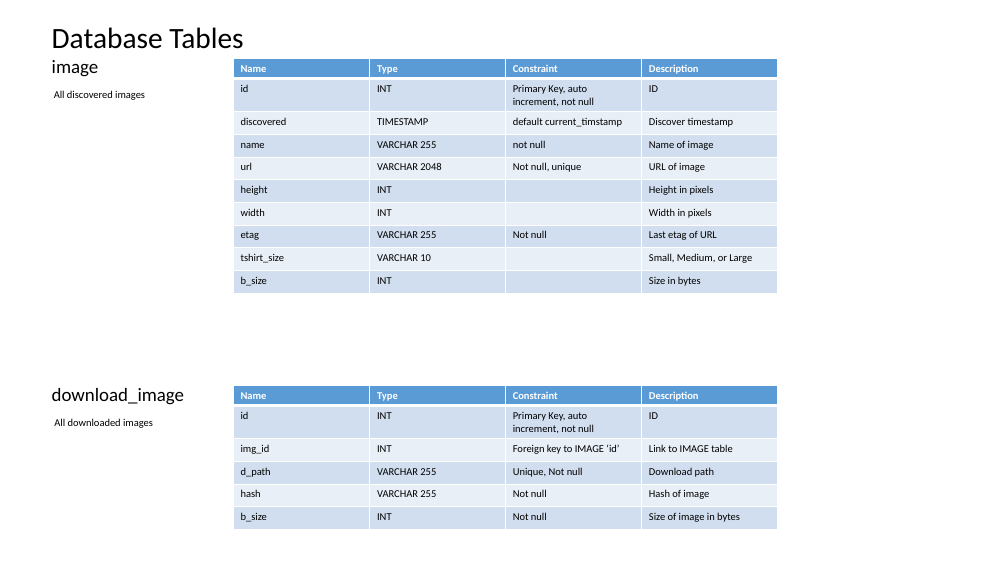
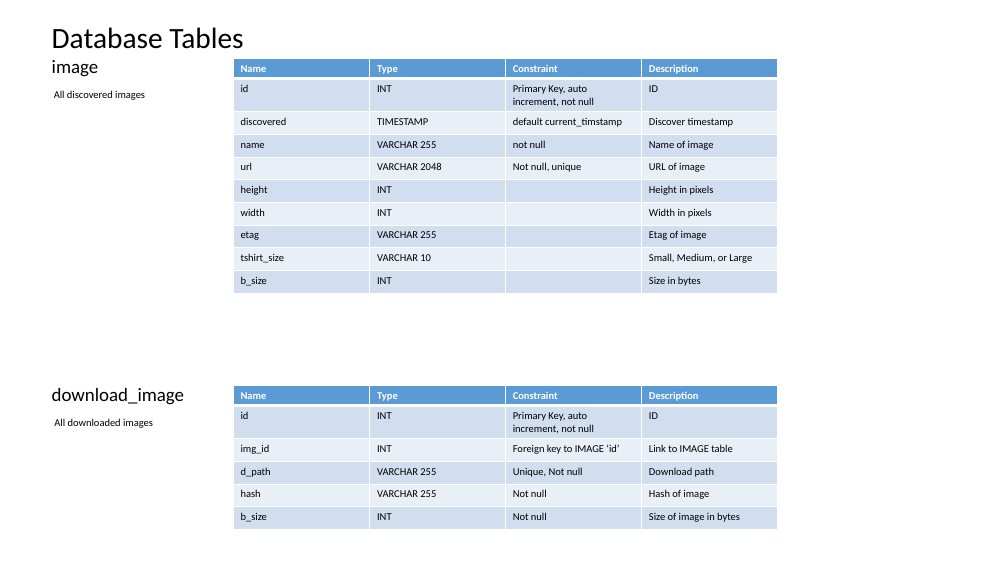
Before and after one commit to datim/squid, a slide deck: slide 11 of docs/design.pptx. Drawn at 1008x567 pixels with LibreOffice and Linux fonts; fonts in the diff are those of the drawing. Boxes give left, top, right and bottom in pixels: in the first picture for what was removed or moved away, otherwise in the second. Text is boxed around its words. In the diff, an @@ line names an element or a change of style, - is before the commit and + after.

```diff
--- a/docs/design.pptx
+++ b/docs/design.pptx
@@ table at <box>233,59,778,293</box> @@
-row 8, column 3: Not null
+row 8, column 3: 
-row 8, column 4: Last etag of URL
+row 8, column 4: Etag of image
```
Also in this commit, not shown: 1 other slide changed, 5 other files.
